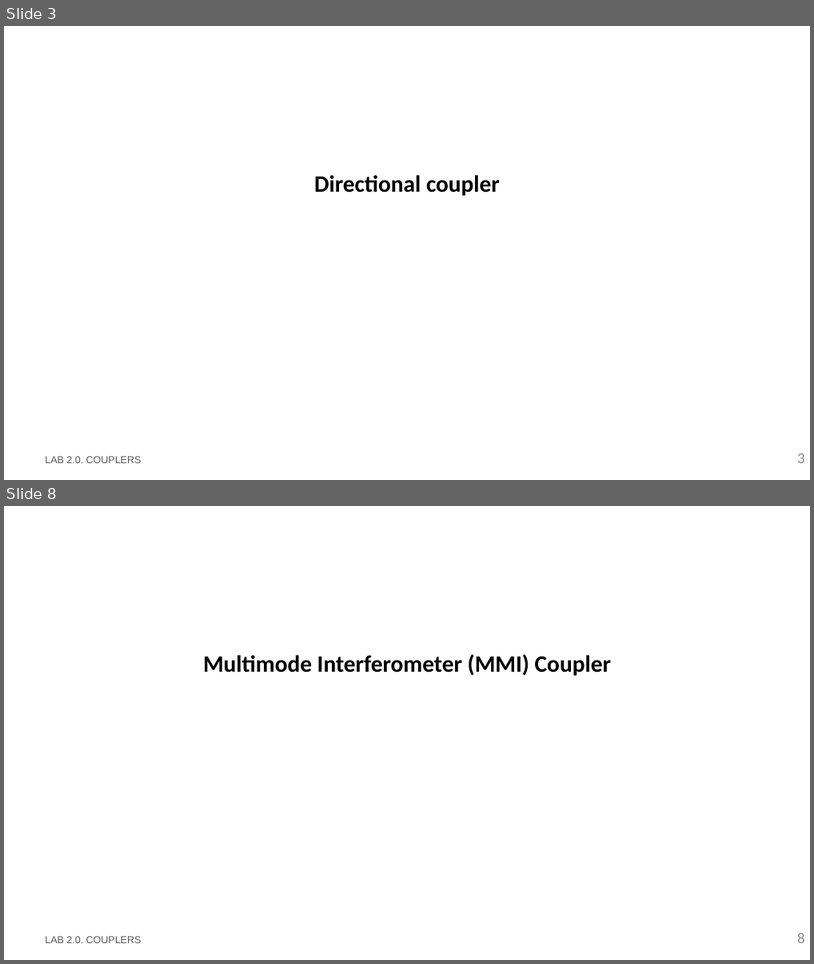
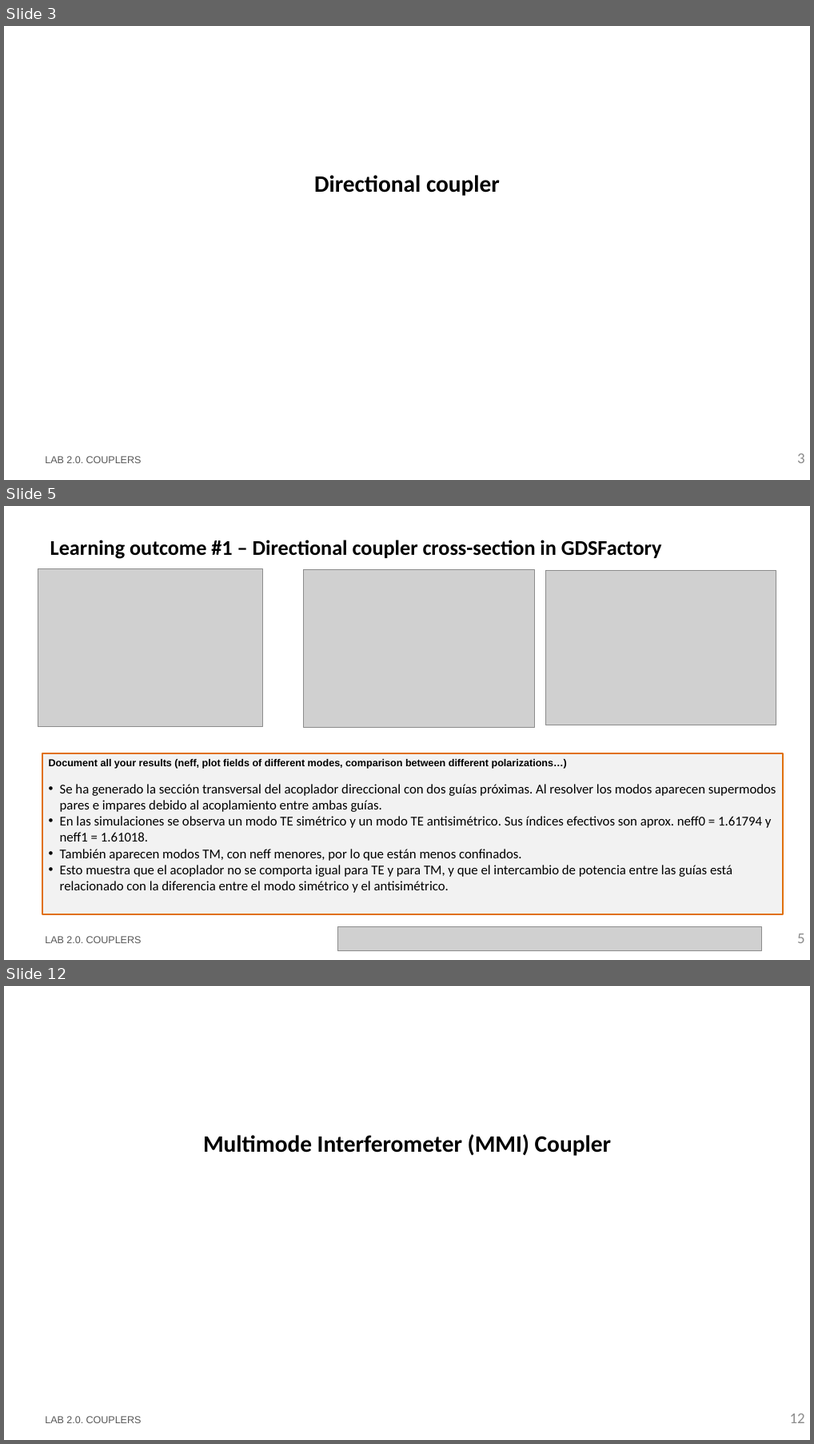
Before and after one commit to Japeacru/cifoin-lab2, a slide deck: LabBook_20.pptx. Shown one above the other, each under a label of ours: slides 3 and 8 before the commit, slides 3, 5 and 12 after it; the slides between them are not shown. The pictures are 814x964 and 814x1444 pixels, drawn with LibreOffice and Linux fonts; fonts in the diff are those of the drawing; grey boxes stand for pictures; background and template pictures are left out. Boxes give left, top, right and bottom in pixels: in the first picture for what was removed or moved away, otherwise in the second. Text is boxed around its words. In the diff, an @@ line names an element or a change of style, - is before the commit and + after.

```diff
--- a/LabBook_20.pptx
+++ b/LabBook_20.pptx
@@ slide 5 added at bbox=[4, 506, 810, 960], background #FFFFFF @@
@@ title added at bbox=[50, 540, 662, 559], 25 pt, text #000000, bold @@
+Learning outcome #1 – Directional coupler cross-section in GDSFactory
@@ picture added at bbox=[38, 569, 263, 727] @@
@@ picture added at bbox=[304, 569, 535, 728] @@
@@ picture added at bbox=[546, 571, 777, 725] @@
@@ rectangle added at bbox=[42, 753, 784, 914], fill #F2F2F2, outline #E0700D 2.25 pt, 16 pt, text #000000 @@
+Document all your results (neff, plot fields of different modes, comparison between different polarizations…)
+• Se ha generado la sección transversal del acoplador direccional con dos guías próximas. Al resolver los modos aparecen supermodos pares e impares debido al acoplamiento entre ambas guías.
+• En las simulaciones se observa un modo TE simétrico y un modo TE antisimétrico. Sus índices efectivos son aprox. neff0 = 1.61794 y neff1 = 1.61018.
+• También aparecen modos TM, con neff menores, por lo que están menos confinados.
+• Esto muestra que el acoplador no se comporta igual para TE y para TM, y que el intercambio de potencia entre las guías está relacionado con la diferencia entre el modo simétrico y el antisimétrico.
@@ text added at bbox=[45, 936, 142, 943], 12 pt, text #585858 @@
+LAB 2.0. COUPLERS
@@ picture added at bbox=[338, 927, 762, 951] @@
@@ page number added at bbox=[798, 933, 806, 943], 18 pt, text #8C8C8C @@
+5
@@ what was slide 8 is now slide 12 @@
@@ page number at bbox=[790, 1413, 806, 1423]: text changed @@
-8
+12
```
Also in this commit, not shown: 6 slides changed, 6 other slides added, 1 slide removed, 1 other file.
